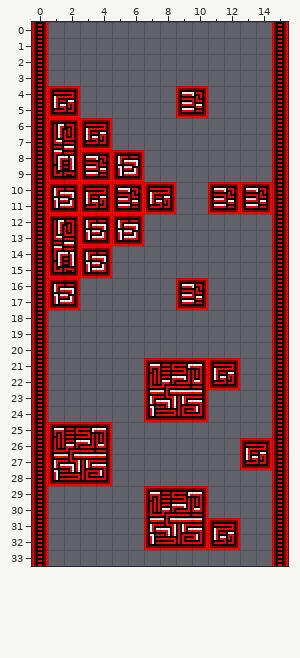
An edit to a level. Tiled map, tiled/tmx/red/red_medium_3.tmx. The picture above was drawn from the file before the commit.
Cells are 8x8 px. Shown: x 0..15, y 0..33.
After:
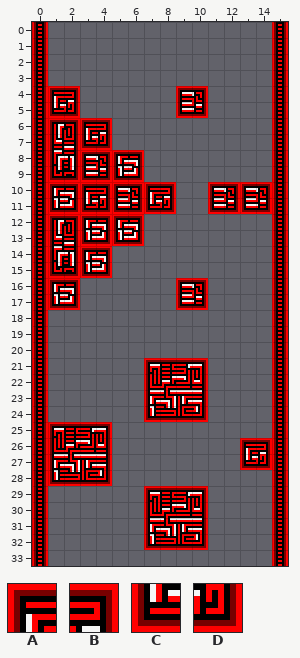
Key: from "tiles_red": A 222, B 223, C 259, D 260.
_ is an empty cell.
Changes in this commit:
Layer "Tile Layer 1":
y 21: x 11..12 AB -> __
y 22: x 11..12 CD -> __
y 31: x 11..12 AB -> __
y 32: x 11..12 CD -> __
Boxes around the changes in both pictures, in picture pixels (x1, y1, x2, y2):
removed: (208, 358, 240, 390)
removed: (208, 518, 240, 550)
